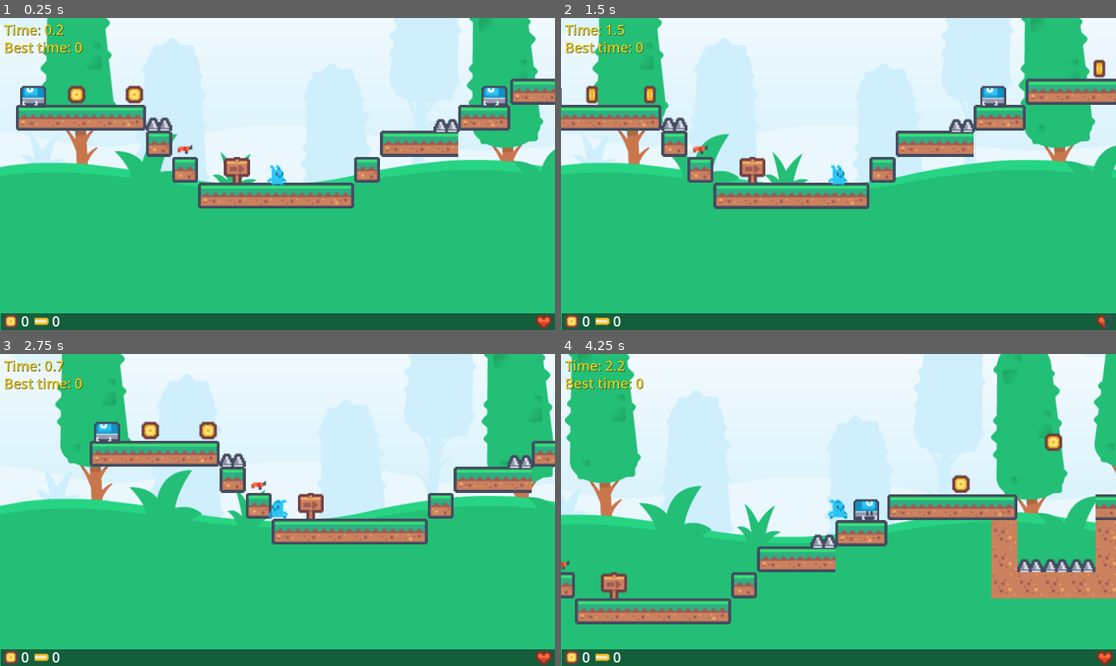
Above: before the commit, frames 1-4 (two rows, left to right).
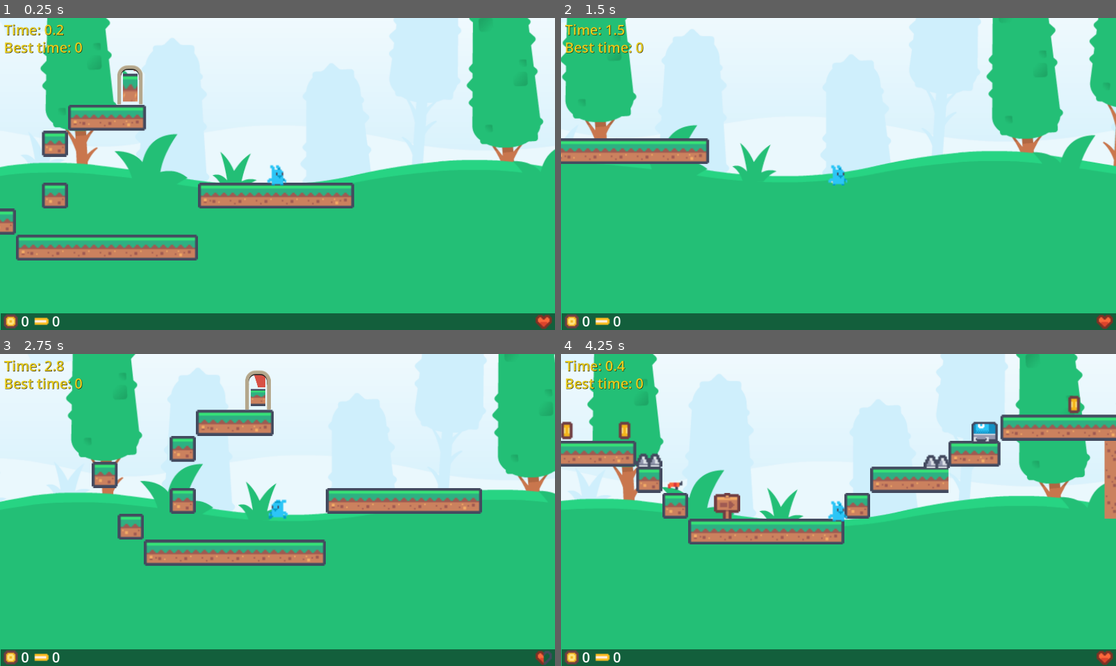
Above: after the commit, the same moments.

Repository: T-oo-T/game-development-final-project
Game: Godot game, scene res://Scenes/main.tscn
Same seed, same stepped clock (60 frames per second), same inputs: the game is played once before the commit and once after it. The engine's default icon, where the game draws it, is replaced by a stand-in: a white triangle on a blue panel in a dark square.
Inputs:
- Up to frame 1 (0.25 s): no input
- Up to frame 2 (1.5 s): hold Right (right) from 0.53 s (still down); tap Space (shoot) at 0.6, 1.35 s; tap Up (jump) at 0.77 s
- Up to frame 3 (2.75 s): tap Up (jump) at 1.52 s; release Right (right) at 2.03 s; hold Left (left) from 2.03 s (still down); tap Space (shoot) at 2.1 s
- Up to frame 4 (4.25 s): release Left (left) at 2.78 s; hold Right (right) from 2.78 s (still down); tap Space (shoot) at 2.85, 3.6 s; tap Up (jump) at 3.02, 3.77 s

The runs differ from the first frame. In frame 1, 9.3% of the frame differs, in the area x 0-100%, y 15-78%; in frame 2, 25%; in frame 3, 20%; in frame 4, 33%, in the area x 0-100%, y 0-87%.

Commit message:
stats screen

Diff:
--- a/Scenes/ui.tscn
+++ b/Scenes/ui.tscn
@@ -91,3 +91,51 @@
 theme_override_colors/font_outline_color = Color(0, 0, 0, 1)
 theme_override_font_sizes/font_size = 48
 text = "Best time: 0"
+
+[node name="Victory" type="ColorRect" parent="."]
+visible = false
+offset_left = 557.0
+offset_top = 77.0
+offset_right = 1346.0
+offset_bottom = 902.0
+color = Color(0.0627451, 1, 1, 1)
+
+[node name="Label" type="Label" parent="Victory"]
+layout_mode = 0
+offset_left = 72.0
+offset_top = 30.0
+offset_right = 694.0
+offset_bottom = 126.0
+theme_override_colors/font_color = Color(0, 0, 0, 1)
+theme_override_font_sizes/font_size = 70
+text = "You win the game!"
+
+[node name="Map_1_time" type="Label" parent="Victory"]
+layout_mode = 0
+offset_left = 72.0
+offset_top = 157.0
+offset_right = 694.0
+offset_bottom = 253.0
+theme_override_colors/font_color = Color(0, 0, 0, 1)
+theme_override_font_sizes/font_size = 70
+text = "Map 1:"
+
+[node name="Map_2_time" type="Label" parent="Victory"]
+layout_mode = 0
+offset_left = 72.0
+offset_top = 251.0
+offset_right = 694.0
+offset_bottom = 347.0
+theme_override_colors/font_color = Color(0, 0, 0, 1)
+theme_override_font_sizes/font_size = 70
+text = "Map 2:"
+
+[node name="Map_3_time" type="Label" parent="Victory"]
+layout_mode = 0
+offset_left = 72.0
+offset_top = 341.0
+offset_right = 694.0
+offset_bottom = 437.0
+theme_override_colors/font_color = Color(0, 0, 0, 1)
+theme_override_font_sizes/font_size = 70
+text = "Map 3:"
--- /dev/null
+++ b/Scenes/victory.tscn
@@ -0,0 +1,43 @@
+[gd_scene load_steps=2 format=3 uid="uid://d3tqdth7qggto"]
+
+[sub_resource type="GDScript" id="GDScript_3yok3"]
+script/source = "extends Control
+
+
+# Called when the node enters the scene tree for the first time.
+func _ready() -> void:
+	print(\"display stats\",str(Stats.get_stats()))
+	pass # Replace with function body.
+
+
+# Called every frame. 'delta' is the elapsed time since the previous frame.
+func _process(delta: float) -> void:
+	pass
+"
+
+[node name="Victory" type="Control"]
+layout_mode = 3
+anchors_preset = 15
+anchor_right = 1.0
+anchor_bottom = 1.0
+grow_horizontal = 2
+grow_vertical = 2
+script = SubResource("GDScript_3yok3")
+
+[node name="ColorRect" type="ColorRect" parent="."]
+layout_mode = 0
+offset_left = 557.0
+offset_top = 77.0
+offset_right = 1346.0
+offset_bottom = 902.0
+color = Color(0.0627451, 1, 1, 1)
+
+[node name="Label" type="Label" parent="ColorRect"]
+layout_mode = 0
+offset_left = 72.0
+offset_top = 30.0
+offset_right = 694.0
+offset_bottom = 126.0
+theme_override_colors/font_color = Color(0, 0, 0, 1)
+theme_override_font_sizes/font_size = 70
+text = "You win the game!"
--- a/Scripts/main.gd
+++ b/Scripts/main.gd
@@ -6,14 +6,19 @@
 	preload("res://Scenes/map3.tscn"),
 ]
 
+const VICTORY_SCENE = preload("res://Scenes/victory.tscn")
+
 var current_level_index: int
 var current_level
 var start_time: float
+var game_timer: Timer
+var elapsed_time: float
 
 # Called when the node enters the scene tree for the first time.
 func _ready() -> void:
 	current_level = null
-	current_level_index = 0
+	current_level_index = 2
+	elapsed_time = 0
 	_load_level(current_level_index)
 	#Sound.play("main_music")
 
@@ -33,17 +38,17 @@
 
 	# start timer
 	start_time = Time.get_unix_time_from_system()
-	var timer = Timer.new()
-	timer.autostart = true
-	timer.wait_time = 1.0 / 60.0
-	timer.timeout.connect(_update_elapsed_time)
-	timer.start()
-	add_child(timer)
+	game_timer = Timer.new()
+	game_timer.autostart = true
+	game_timer.wait_time = 1.0 / 60.0
+	game_timer.timeout.connect(_update_elapsed_time)
+	game_timer.start()
+	add_child(game_timer)
 
 
 func _update_elapsed_time() -> void:
 	var current_time = Time.get_unix_time_from_system()
-	var elapsed_time = current_time - start_time
+	elapsed_time = current_time - start_time
 	$UI.set_elapsed_time(elapsed_time)
 
 func _game_over() -> void:
@@ -60,10 +65,13 @@
 	$UI.set_lives(lives)
 
 func _on_player_reached_portal() -> void:
-	current_level_index += 1
+	Stats.set_time(current_level_index, elapsed_time)
 
-	if current_level_index == MAPS.size():
-		print("you win the game!")
+	if current_level_index == MAPS.size() - 1:
+		current_level.queue_free()
+		game_timer.stop()
+		$UI.show_stats()
 	else:
 		# use call_deferred to get rid of warning
+		current_level_index += 1
 		call_deferred("_load_level", current_level_index)
--- /dev/null
+++ b/Scripts/stats.gd
@@ -0,0 +1,12 @@
+extends Node
+
+var stats = []
+
+func _ready() -> void:
+	stats = [-1.0, -1.0, -1.0]
+
+func set_time(map_index: int, time: float) -> void:
+	stats[map_index] = time
+
+func get_stats() -> Array:
+	return stats
--- a/Scripts/ui.gd
+++ b/Scripts/ui.gd
@@ -23,3 +23,11 @@
 
 func set_elapsed_time(elapsed_time: float) -> void:
 	$Time.text = "Time: %3.1f" %elapsed_time
+
+func show_stats() -> void:
+	var stats = Stats.get_stats()
+
+	$Victory/Map_1_time.text = "Map 1: %3.1f" %stats[0]
+	$Victory/Map_2_time.text = "Map 2: %3.1f" %stats[1]
+	$Victory/Map_3_time.text = "Map 3: %3.1f" %stats[2]
+	$Victory.visible = true
--- a/project.godot
+++ b/project.godot
@@ -18,6 +18,7 @@
 [autoload]
 
 Sound="*res://Scenes/sound.tscn"
+Stats="*res://Scripts/stats.gd"
 
 [display]
 
Not shown, added: Scripts/stats.gd.uid
